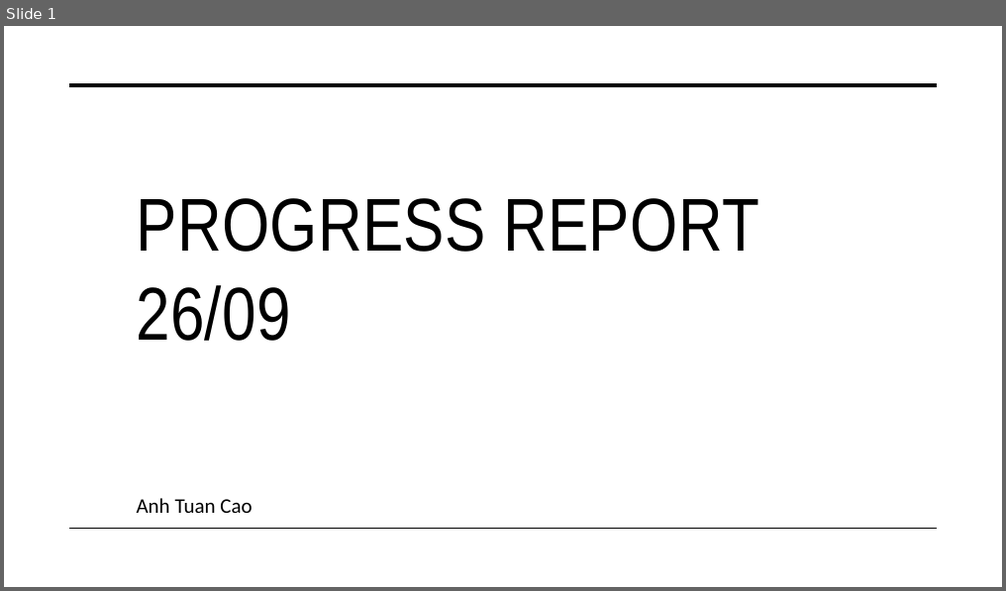
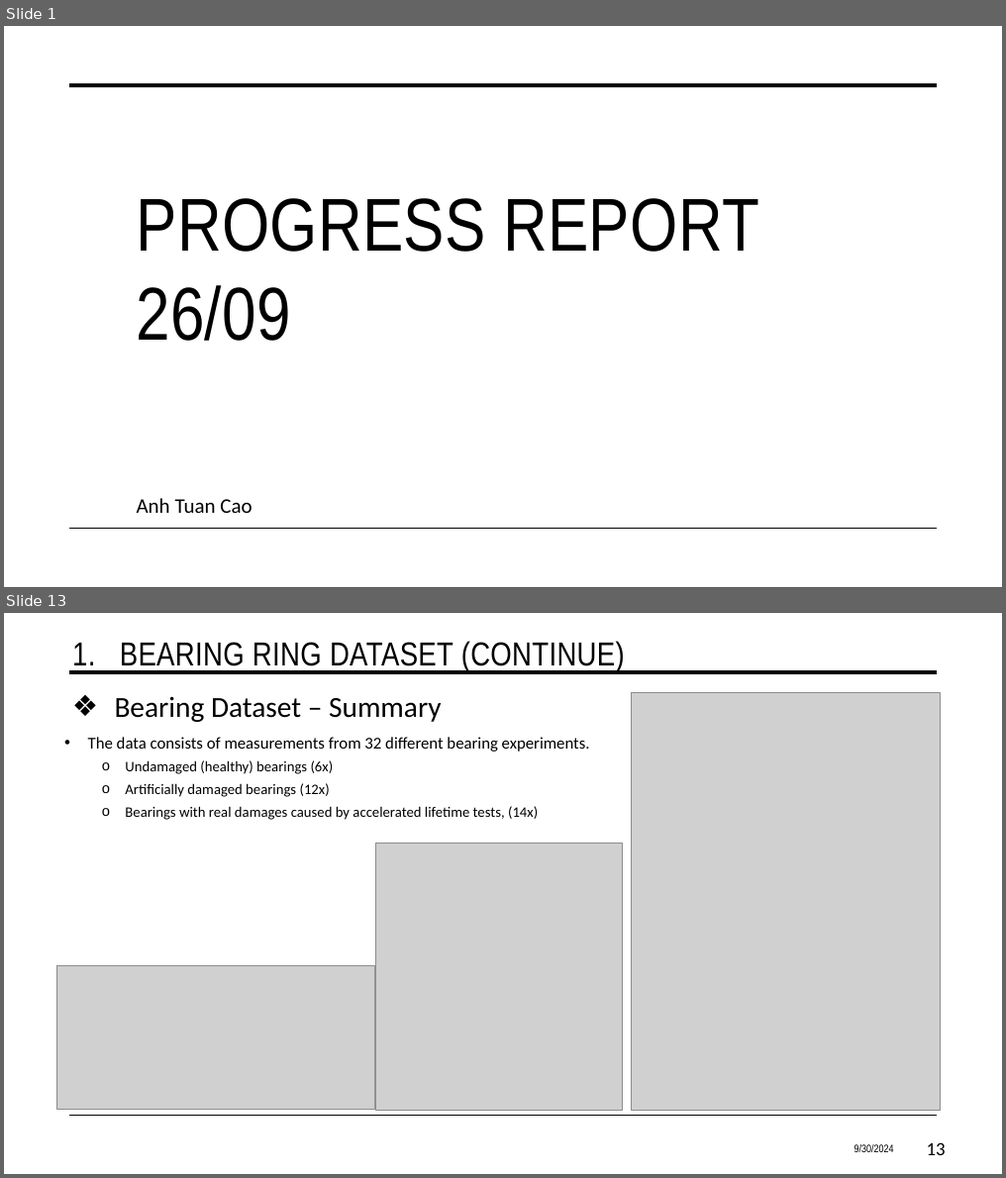
Before and after one commit to CaoTuan749/DLProject_1, a slide deck: Documentation/Presentation 3.pptx. Shown one above the other, each under a label of ours: slide 1 before the commit, slides 1 and 13 after it; the slides between them are not shown. The pictures are 1006x591 and 1006x1178 pixels, drawn with LibreOffice and Linux fonts; fonts in the diff are those of the drawing; grey boxes stand for pictures. Boxes give left, top, right and bottom in pixels: in the first picture for what was removed or moved away, otherwise in the second. Text is boxed around its words. In the diff, an @@ line names an element or a change of style, - is before the commit and + after.

```diff
--- a/Documentation/Presentation 3.pptx
+++ b/Documentation/Presentation 3.pptx
@@ slide 13 added at box(4, 613, 1002, 1174), background #FFFFFF; not listed: 2 template elements that a slide beside it also shows @@
@@ title added at box(72, 641, 625, 672), 32 pt, text #000000 @@
+1. BEARING RING DATASET (CONTINUE)
@@ text added at box(115, 696, 442, 722), 28 pt, text #000000 @@
+❖ Bearing Dataset – Summary
@@ picture added at box(632, 693, 941, 1111) @@
@@ text added at box(88, 737, 590, 820), 14 pt, text #000000 @@
+• The data consists of measurements from 32 different bearing experiments.
+  o Undamaged (healthy) bearings (6x)
+  o Artificially damaged bearings (12x)
+  o Bearings with real damages caused by accelerated lifetime tests, (14x)
@@ picture added at box(375, 843, 623, 1111) @@
@@ picture added at box(56, 966, 374, 1109) @@
@@ text added at box(854, 1145, 894, 1153), 10.5 pt, text #000000 @@
+9/30/2024
@@ page number added at box(927, 1143, 945, 1156), 18 pt, text #000000 @@
+13
```
Also in this commit, not shown: 36 slides changed, 7 other slides added.
